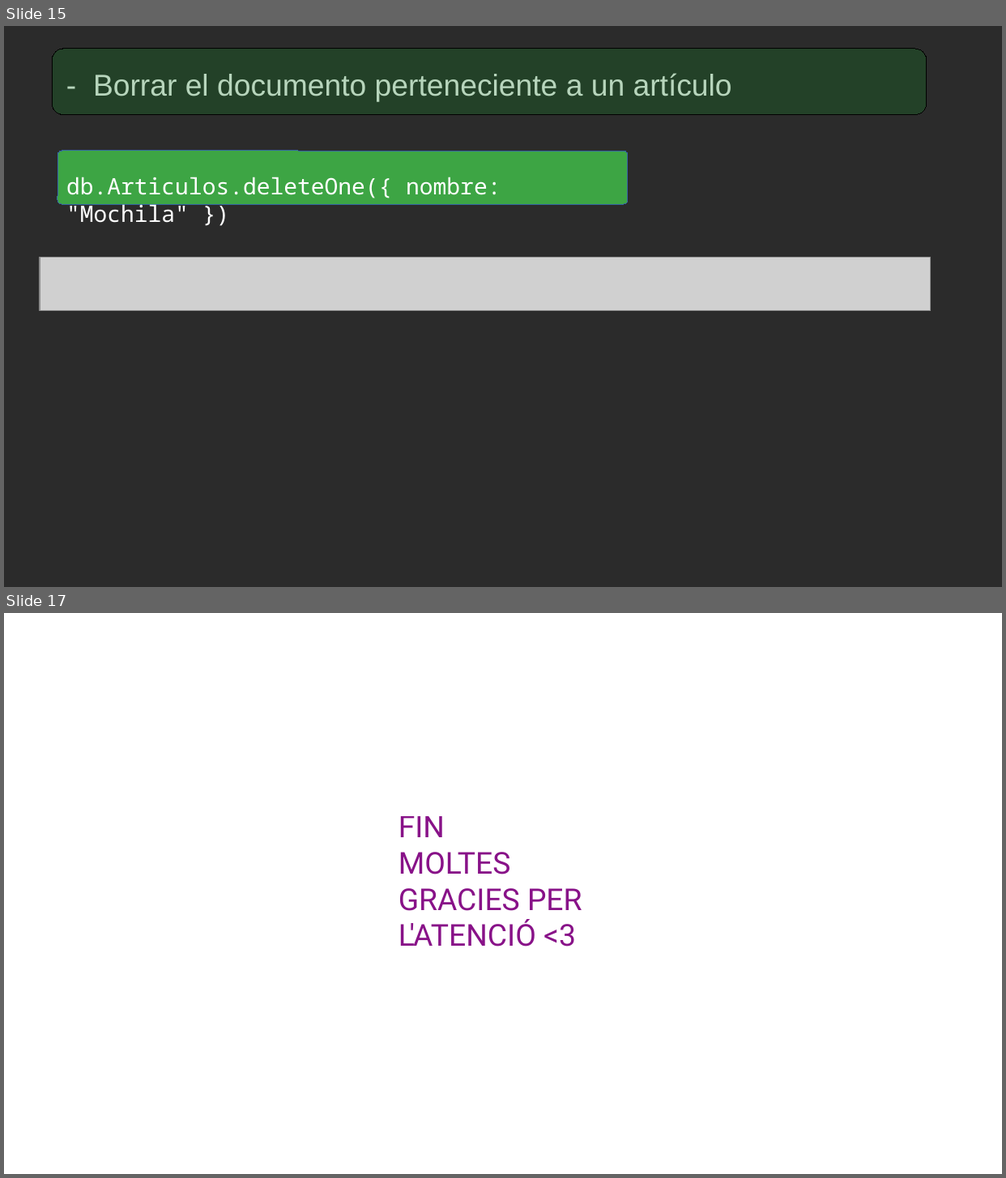
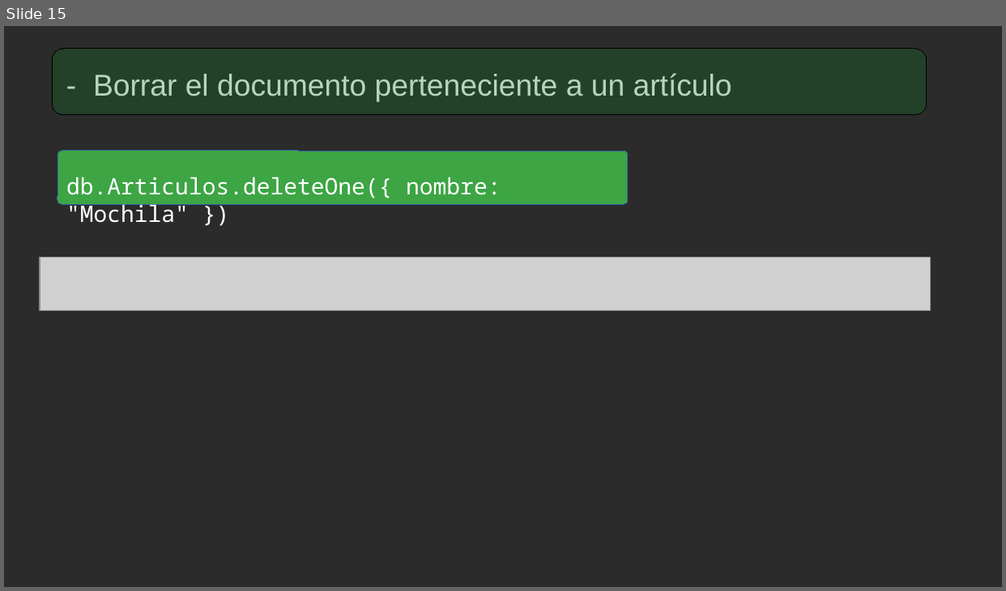
Before and after one commit to gineeesss/BBDD, a slide deck: 3 Trimestre/mongoDb/Ginés_bbddNoSQL.odp. Shown one above the other, each under a label of ours: slides 15 and 17 before the commit, slide 15 after it; the slides between them are not shown. The pictures are 1006x1178 and 1006x591 pixels, drawn with LibreOffice and Linux fonts; fonts in the diff are those of the drawing; grey boxes stand for pictures; background and template pictures are left out; a plain dark background stands for a picture behind light text. Boxes give left, top, right and bottom in pixels: in the first picture for what was removed or moved away, otherwise in the second. Text is boxed around its words. In the diff, an @@ line names an element or a change of style, - is before the commit and + after.

```diff
--- a/3 Trimestre/mongoDb/Ginés_bbddNoSQL.odp
+++ b/3 Trimestre/mongoDb/Ginés_bbddNoSQL.odp
@@ slide 17 removed at (x1=4, y1=613, x2=1002, y2=1174), background picture (left out) @@
@@ text removed at (x1=398, y1=816, x2=582, y2=947) @@
-FIN
-MOLTES
-GRACIES PER
-L'ATENCIÓ <3
```
Also in this commit, not shown: 5 slides changed, 1 slide added, 1 other file.
